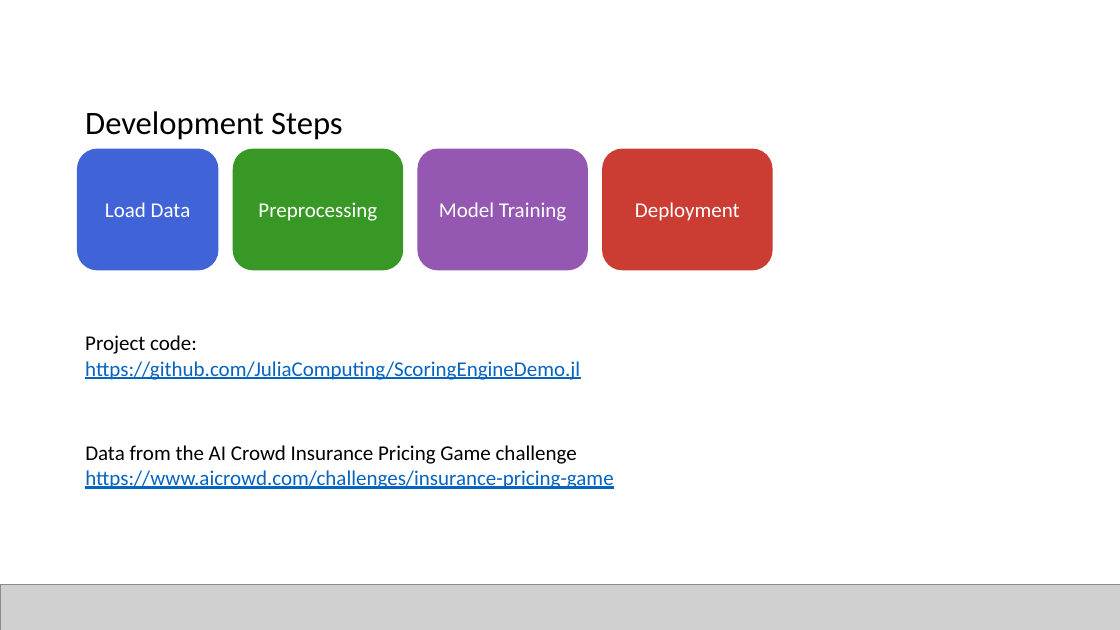
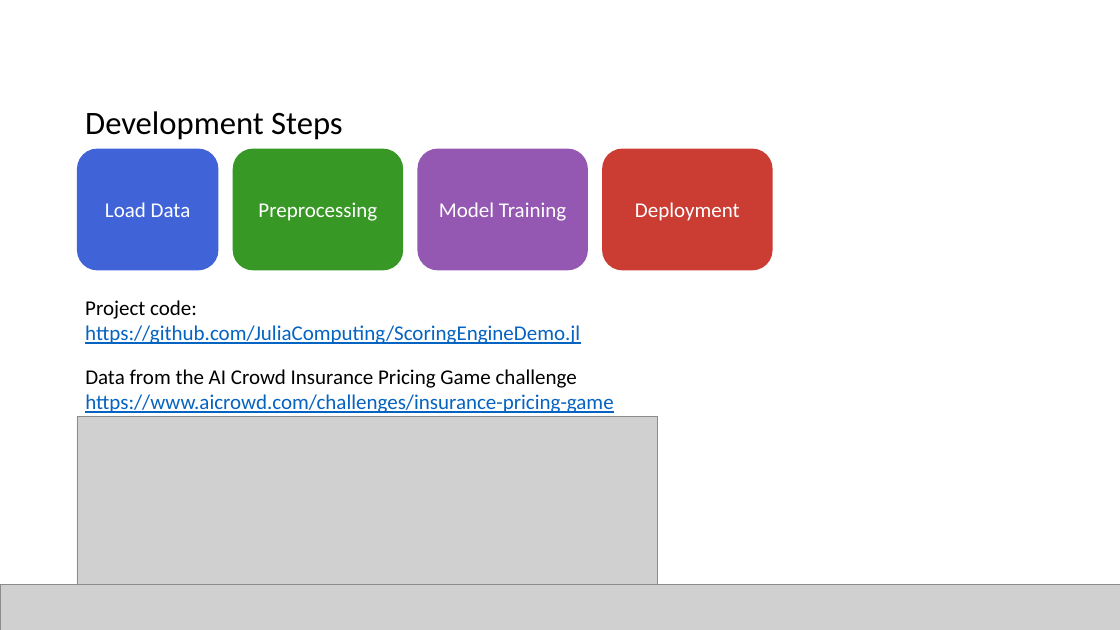
Before and after one commit to JuliaComputing/ScoringEngineDemo.jl, a slide deck: slide 2 of webinar-2022-02-17.pptx. Drawn at 1120x630 pixels with LibreOffice and Linux fonts; fonts in the diff are those of the drawing; grey boxes stand for pictures. Boxes give left, top, right and bottom in pixels: in the first picture for what was removed or moved away, otherwise in the second. Text is boxed around its words. In the diff, an @@ line names an element or a change of style, - is before the commit and + after.

```diff
--- a/webinar-2022-02-17.pptx
+++ b/webinar-2022-02-17.pptx
@@ text "Project code:": place and size @@
-text "Project code:" at (85, 335, 580, 380)
+text "Project code:" at (85, 300, 580, 344)
@@ text "Data from the AI Crowd ...": place and size @@
-text "Data from the AI Crowd ..." at (85, 445, 613, 489)
+text "Data from the AI Crowd ..." at (85, 369, 613, 413)
@@ picture added at (77, 416, 658, 584) @@
```
Also in this commit, not shown: 4 other slides changed, 2 other files.
